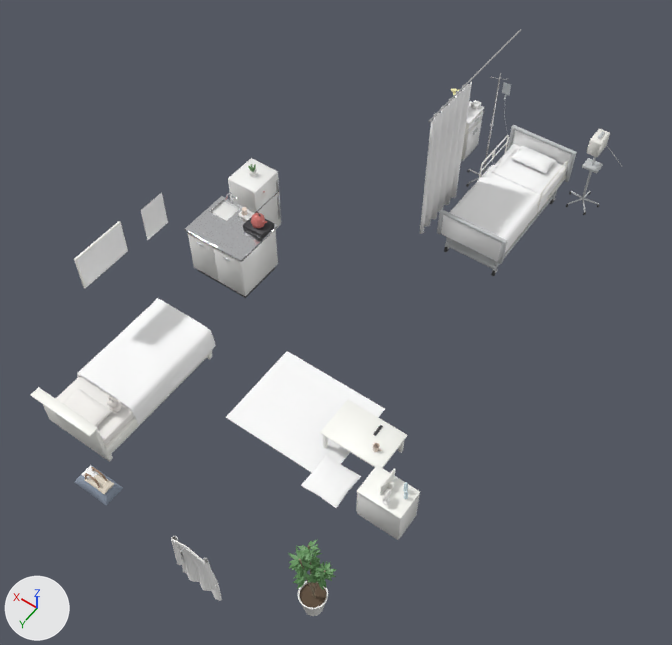
The FBX model project/Assets/Models/HQ/MizunoApart/MizunoApart_Interior.fbx, before and after one commit.
Rendered twice from a 50 mm lens placed at (-4.5, 6.67, 10.23), pointed at (-0.2, 0.65, 0.77). Every picture has the same lights, and +X, +Y and +Z are marked at lower left. The picture after the commit comes second. Where no turn or scale is listed for an object, it has been applied to the vertices. Vertices at exactly the same position are counted once.

In view in the first picture: 'MizunoApart_Interior'.
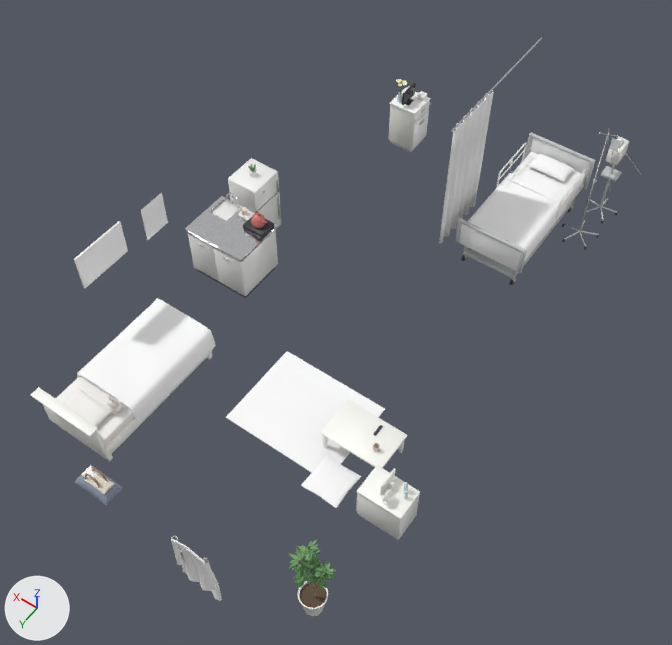
Location of each change, (x1, y1, x2, y2) in pixels of the pictures (672 x 645 px; the box of a moved part takes in the faces that stretch with it):
'MizunoApart_Interior', reshaped: before (31, 29, 622, 616); after (31, 38, 641, 616)
part 1 of me_mizunoapart_interior, moved or reshaped: before (445, 194, 555, 270); after (463, 202, 572, 279)
part 2 of me_mizunoapart_interior, moved or reshaped: before (505, 176, 566, 253); after (524, 184, 584, 262)
part 3 of me_mizunoapart_interior, moved or reshaped: before (494, 261, 499, 269); after (512, 270, 517, 277)
part 4 of me_mizunoapart_interior, moved or reshaped: before (512, 130, 571, 176); after (530, 138, 590, 184)
part 5 of me_mizunoapart_interior, moved or reshaped: before (514, 126, 573, 154); after (531, 134, 592, 162)
part 6 of me_mizunoapart_interior, moved or reshaped: before (564, 151, 577, 182); after (582, 159, 595, 190)
part 7 of me_mizunoapart_interior, moved or reshaped: before (507, 125, 516, 150); after (524, 132, 534, 159)
part 8 of me_mizunoapart_interior, moved or reshaped: before (441, 215, 502, 262); after (459, 224, 521, 271)
part 9 of me_mizunoapart_interior, moved or reshaped: before (442, 210, 504, 243); after (460, 219, 523, 253)
part 10 of me_mizunoapart_interior, moved or reshaped: before (498, 239, 507, 264); after (517, 249, 527, 274)
part 11 of me_mizunoapart_interior, moved or reshaped: before (437, 209, 444, 234); after (455, 218, 462, 243)
part 12 of me_mizunoapart_interior, moved or reshaped: before (537, 161, 568, 213); after (556, 169, 587, 221)
part 13 of me_mizunoapart_interior, moved or reshaped: before (481, 142, 508, 172); after (560, 176, 585, 207)
part 14 of me_mizunoapart_interior, rebuilt: before (487, 165, 547, 195); after (505, 173, 566, 204)
part 15 of me_mizunoapart_interior, deleted: before (420, 29, 610, 234)
part 16 of me_mizunoapart_interior, moved or reshaped: before (449, 144, 622, 252); after (439, 38, 641, 261)
part 17 of me_mizunoapart_interior, added: after (389, 79, 431, 152)

Diff of the bpy script that builds the scene:
```diff
--- a/project/Assets/Models/HQ/MizunoApart/MizunoApart_Interior.fbx.py
+++ b/project/Assets/Models/HQ/MizunoApart/MizunoApart_Interior.fbx.py
@@ me_mizunoapart_interior @@
 # used by ob_mizunoapart_interior; location = (0.0, 0.0, 0.0)
-me_mizunoapart_interior.from_pydata(...)  # 73893 vertices, 73868 faces; spans x -2.35..2.43, y -4.25..4.43, z 0.0..2.47
+me_mizunoapart_interior.from_pydata(...)  # 73891 vertices, 73868 faces; spans x -2.35..2.43, y -4.25..4.43, z 0.0..2.47
+# me_mizunoapart_interior part 1: the loose piece of 96 vertices spanning x -1.22..-0.38, y -3.75..-1.85, z 0.14..0.2 is moved by (-0.3, 0.0, 0.0)
+# me_mizunoapart_interior part 2: the loose piece of 96 vertices spanning x -1.29..-1.23, y -3.8..-1.8, z 0.46..0.53 is moved by (-0.3, 0.0, 0.0)
+# me_mizunoapart_interior part 3: the loose piece of 96 vertices spanning x -1.22..-1.17, y -1.92..-1.88, z 0.14..0.47 is moved by (-0.3, 0.0, 0.0)
+# me_mizunoapart_interior part 4: the loose piece of 152 vertices spanning x -1.27..-0.33, y -3.84..-3.8, z 0.42..0.98 is moved by (-0.3, 0.0, 0.0)
+# me_mizunoapart_interior part 5: the loose piece of 152 vertices spanning x -1.3..-0.3, y -3.85..-3.79, z 0.95..0.99 is moved by (-0.3, 0.0, 0.0)
+# me_mizunoapart_interior part 6: the loose piece of 96 vertices spanning x -1.33..-1.27, y -3.85..-3.79, z 0.42..0.99 is moved by (-0.3, 0.0, 0.0)
+# me_mizunoapart_interior part 7: the loose piece of 96 vertices spanning x -0.33..-0.27, y -3.85..-3.79, z 0.42..0.99 is moved by (-0.3, 0.0, 0.0)
+# me_mizunoapart_interior part 8: the loose piece of 152 vertices spanning x -1.27..-0.33, y -1.8..-1.76, z 0.42..0.86 is moved by (-0.3, 0.0, 0.0)
+# me_mizunoapart_interior part 9: the loose piece of 152 vertices spanning x -1.3..-0.3, y -1.81..-1.75, z 0.83..0.87 is moved by (-0.3, 0.0, 0.0)
+# me_mizunoapart_interior part 10: the loose piece of 96 vertices spanning x -1.33..-1.27, y -1.81..-1.75, z 0.42..0.87 is moved by (-0.3, 0.0, 0.0)
+# me_mizunoapart_interior part 11: the loose piece of 96 vertices spanning x -0.33..-0.27, y -1.81..-1.75, z 0.42..0.87 is moved by (-0.3, 0.0, 0.0)
+# me_mizunoapart_interior part 12: the loose piece of 96 vertices spanning x -1.3..-1.28, y -3.66..-2.84, z 0.53..0.96 is moved by (-0.3, 0.0, 0.0)
+# me_mizunoapart_interior part 13: the loose piece of 12 vertices spanning x -0.32..-0.3, y -3.65..-2.85, z 0.79..0.81 is moved by (-1.28, 0.0, 0.0)
+# me_mizunoapart_interior part 14: the loose piece of 310 vertices spanning x -1.29..-0.31, y -3.15..-3.0, z 0.54..0.75 is rebuilt with 310 vertices and now spans x -1.59..-0.61, y -3.15..-3.0, z 0.54..0.75
+# me_mizunoapart_interior part 15: 68 loose pieces with 13603 vertices, spanning x -1.83..0.84, y -4.22..-1.6, z 0.0..2.47, are deleted
+# me_mizunoapart_interior part 16: 360 vertices moved within x -1.74..-0.61, y -3.77..-1.87, z 0.0..0.82; 11925 vertices removed from x -1.93..-0.3, y -4.25..-1.82, z 0.0..1.15; 19235 vertices added at x -2.23..-0.34, y -4.25..-1.6, z 0.0..2.47
+# me_mizunoapart_interior part 17: 6291 vertices added at x 1.15..1.63, y -3.88..-3.37, z 0.0..1.21
+# other edits to the shape of me_mizunoapart_interior do not show in these pictures
 me_mizunoapart_interior.materials.append(mat_mza_woodlight)
```
